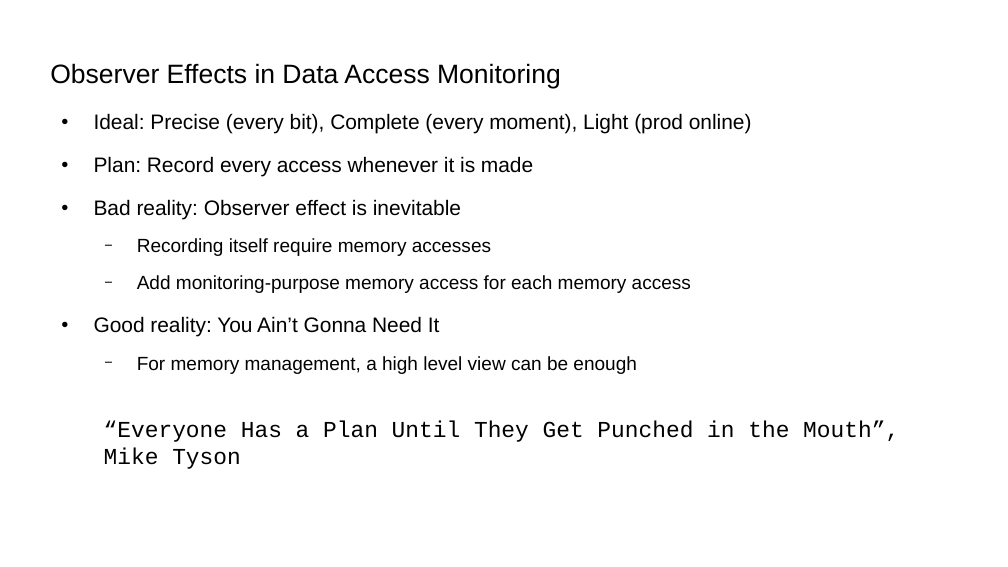
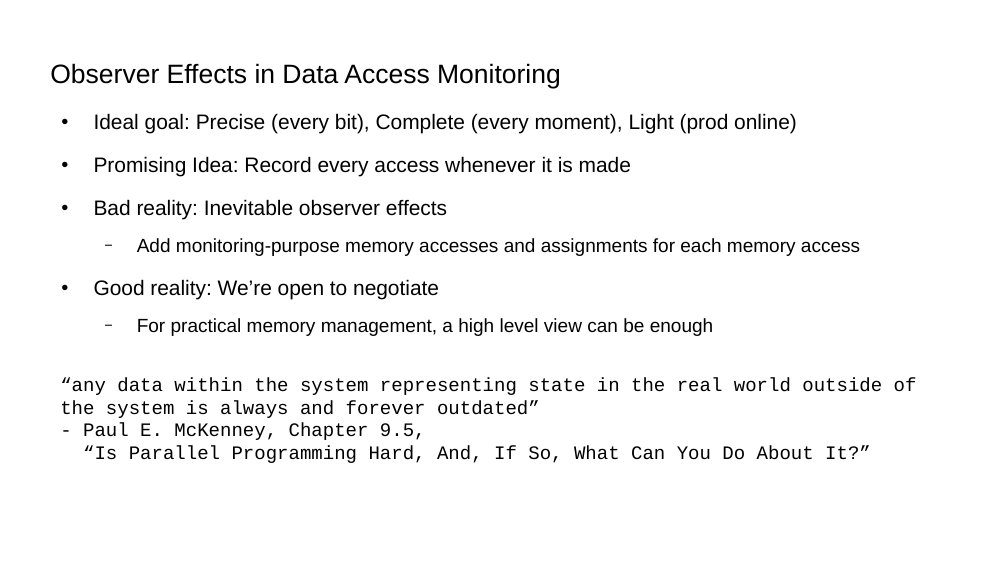
Before and after one commit to damonitor/talks, a slide deck: slide 19 of 2025/kernel_recipes/damon_kernel_recipes2025.odp (slide 18 before the commit). Drawn at 1008x567 pixels with LibreOffice and Linux fonts; fonts in the diff are those of the drawing. Boxes give left, top, right and bottom in pixels: in the first picture for what was removed or moved away, otherwise in the second. Text is boxed around its words. In the diff, an @@ line names an element or a change of style, - is before the commit and + after.

```diff
--- a/2025/kernel_recipes/damon_kernel_recipes2025.odp
+++ b/2025/kernel_recipes/damon_kernel_recipes2025.odp
@@ text at [94, 113, 860, 336]: text changed @@
-● Ideal: Precise (every bit), Complete (every moment), Light (prod online)
-● Plan: Record every access whenever it is made
-● Bad reality: Observer effect is inevitable
-  − Recording itself require memory accesses
-  − Add monitoring-purpose memory access for each memory access
-● Good reality: You Ain’t Gonna Need It
-  − For memory management, a high level view can be enough
+● Ideal goal: Precise (every bit), Complete (every moment), Light (prod online)
+● Promising Idea: Record every access whenever it is made
+● Bad reality: Inevitable observer effects
+  − Add monitoring-purpose memory accesses and assignments for each memory access
+● Good reality: We’re open to negotiate
+  − For practical memory management, a high level view can be enough
@@ text added at [60, 377, 917, 463], 15 pt, text #000000 @@
+“any data within the system representing state in the real world outside of the system is always and forever outdated”
+- Paul E. McKenney, Chapter 9.5,
+“Is Parallel Programming Hard, And, If So, What Can You Do About It?”
@@ text removed at [104, 420, 899, 469] @@
-“Everyone Has a Plan Until They Get Punched in the Mouth”, Mike Tyson
```
Also in this commit, not shown: 20 other slides changed, 1 slide added, 1 other file.
